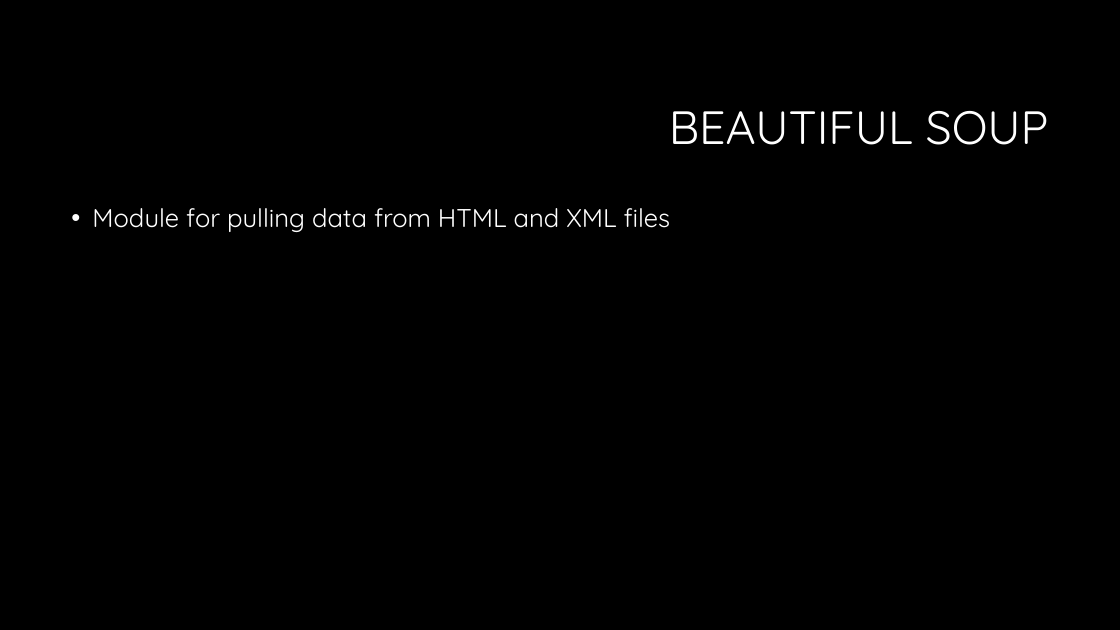
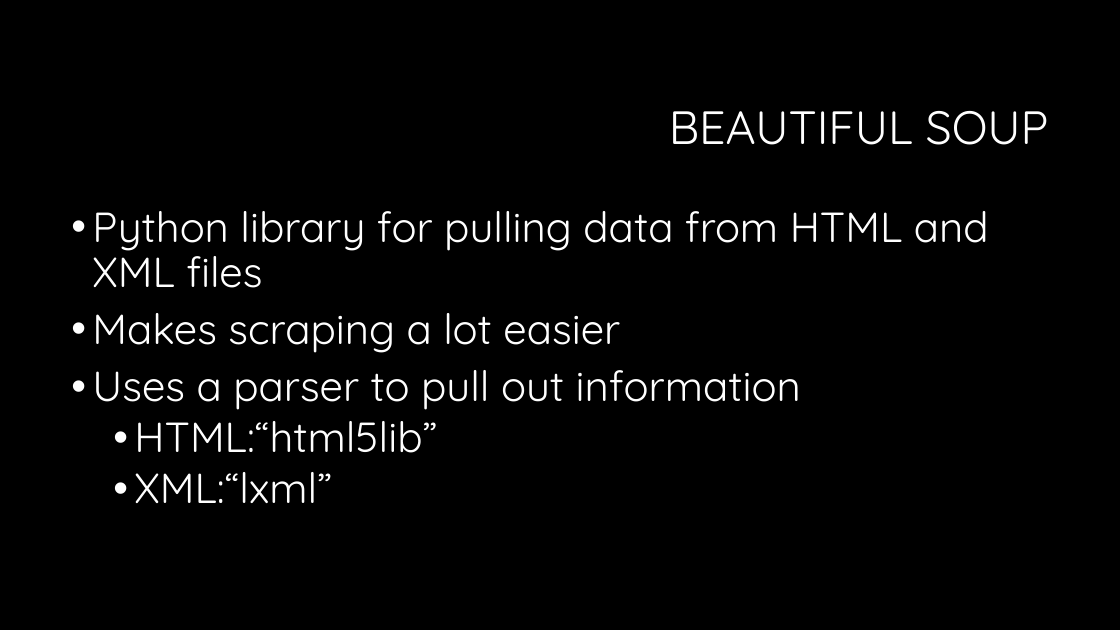
Before and after one commit to lawja/webscraping_ws, a slide deck: slide 3 of Webscraping.pptx. Drawn at 1120x630 pixels with LibreOffice and Linux fonts; fonts in the diff are those of the drawing; background and template pictures are left out. Boxes give left, top, right and bottom in pixels: in the first picture for what was removed or moved away, otherwise in the second. Text is boxed around its words. In the diff, an @@ line names an element or a change of style, - is before the commit and + after.

Commit message:
finished presentation

```diff
--- a/Webscraping.pptx
+++ b/Webscraping.pptx
@@ text at (x1=92, y1=211, x2=989, y2=503): text changed; size 22 to 36 pt @@
-• Module for pulling data from HTML and XML files
+• Python library for pulling data from HTML and XML files
+• Makes scraping a lot easier
+• Uses a parser to pull out information
+  • HTML:“html5lib”
+  • XML:“lxml”
```
Also in this commit, not shown: 1 other slide changed, 1 other file.
